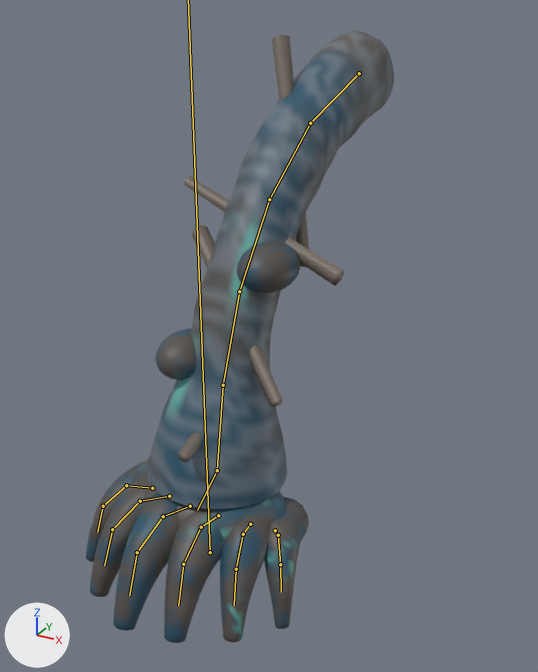
Renders of the glTF model assets/creatures/undertows_reach/undertows_reach.glb from each side of a commit.
One viewpoint serves both versions: a camera (50 mm lens) standing at (11.7, -17.1, 17.2) and looking at (-0.8, 5.6, 5.9). Every picture has the same lights, and +X, +Y and +Z are marked at lower left. The older version comes first. The bones that bend it are drawn over the model as lines.

In view in the first picture: 'undertows_reach'.
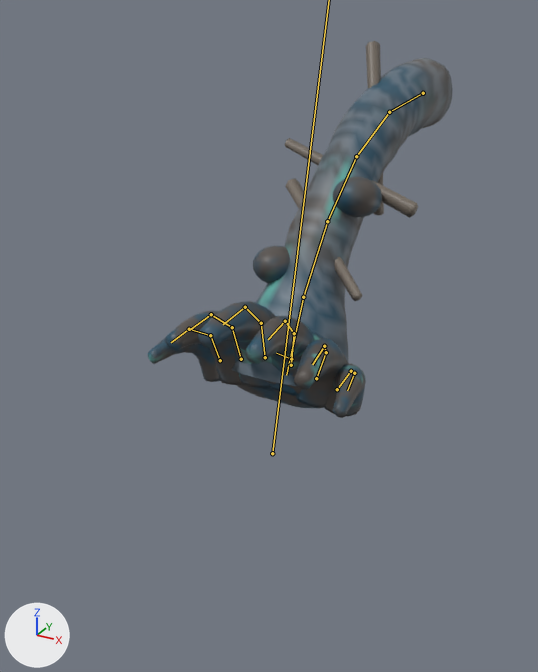
The newer file adds an action. The first version stands in its rest pose; the second is drawn at frame 51 of the action 'cast_breach'.

Pixel boxes (x1, y1, x2, y2) of what changed, in the pictures (538 x 672 px):
'undertows_reach', posed (38% shorter)
    before: (86, 30, 394, 643)
    after: (148, 41, 452, 418)
bone 'arm3', root to tip
    before: (239, 291) to (223, 385)
    after: (327, 221) to (303, 297)
bone 'hand', root to tip
    before: (217, 470) to (197, 510)
    after: (291, 359) to (276, 353)
bone 'digit0_2', root to tip
    before: (103, 506) to (97, 532)
    after: (189, 329) to (171, 342)
bone 'digit1_2', root to tip
    before: (112, 529) to (104, 565)
    after: (211, 314) to (189, 330)
bone 'digit2_2', root to tip
    before: (137, 552) to (129, 595)
    after: (245, 307) to (223, 324)
bone 'digit3_2', root to tip
    before: (183, 564) to (178, 605)
    after: (285, 321) to (268, 339)
bone 'digit4_2', root to tip
    before: (236, 569) to (234, 605)
    after: (324, 346) to (312, 364)
bone 'digit5_2', root to tip
    before: (280, 564) to (281, 592)
    after: (354, 373) to (347, 390)

The change in detail:
Bone 'root' (bone_root) moves from (0.0, 0.0, 0.0) to (0.0, 1.5, -4.5).
Bone 'root' (bone_root) turns from (0, 0, 0) to (-14, 0, 0) degrees about its own x, y and z.
Bone 'arm3' (bone_arm3) turns from (0, 0, 0) to (-2, 0, 0) degrees about its own x, y and z.
Bone 'hand' (bone_hand) moves from (0.0, 0.0, 0.0) to (0.0, -0.55, -0.35).
Bone 'hand' (bone_hand) turns from (0, 0, 0) to (-50, 0, 0) degrees about its own x, y and z.
Bone 'digit0_2' (bone_digit0_2) turns from (0, 0, 0) to (1, 0, 0) degrees about its own x, y and z.
Bone 'digit1_2' (bone_digit1_2) turns from (0, 0, 0) to (1, 0, 0) degrees about its own x, y and z.
Bone 'digit2_2' (bone_digit2_2) turns from (0, 0, 0) to (1, 0, 0) degrees about its own x, y and z.
Bone 'digit3_2' (bone_digit3_2) turns from (0, 0, 0) to (1, 0, 0) degrees about its own x, y and z.
Bone 'digit4_2' (bone_digit4_2) turns from (0, 0, 0) to (1, 0, 0) degrees about its own x, y and z.
Bone 'digit5_2' (bone_digit5_2) turns from (0, 0, 0) to (1, 0, 0) degrees about its own x, y and z.
